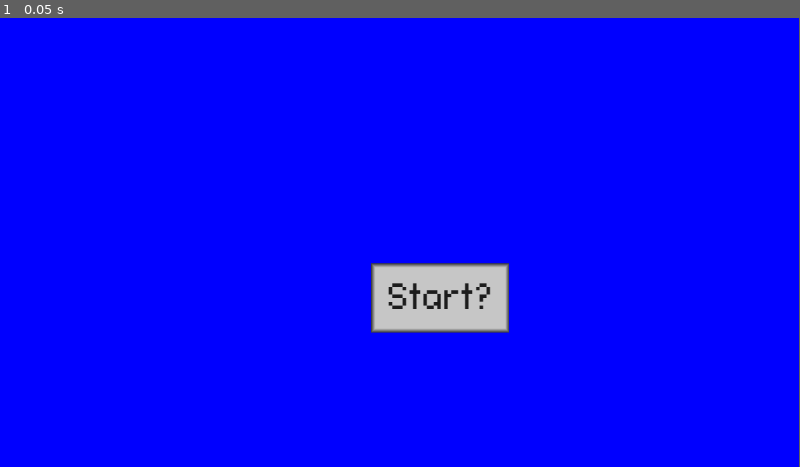
Above: before the commit, frame 1.
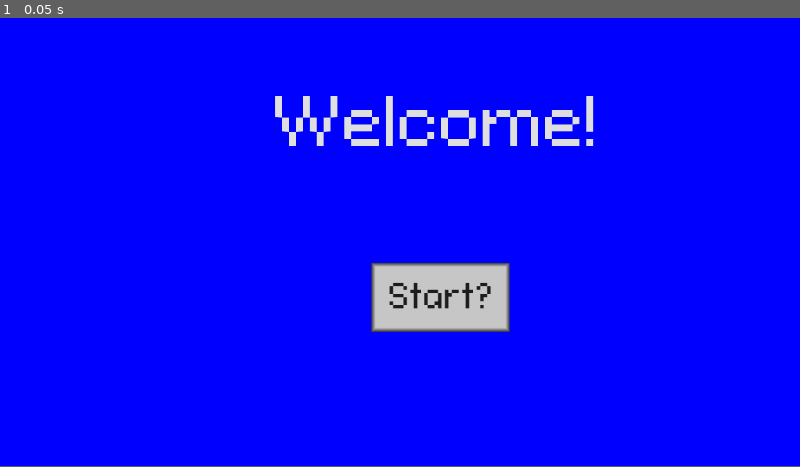
Above: after the commit, the same moment.

Repository: CISC204-S26/final-project-team-1
Game: Godot game, scene res://Scenes/desktop_scene.tscn
Two runs of this game, one before a commit and one after it. Both use one fixed random seed, a clock stepped at 60 frames per second and the inputs below. The project has no main scene, so this scene is started directly.
Inputs:
- Up to frame 1 (0.05 s): no input
In our replay, the window is 799x449 before the commit and 800x448 after it. These sizes can differ from the game's own. Grey fills any space a smaller window leaves; there, only what the larger window draws over its background counts as a difference.

The runs differ from the first frame. In frame 1, 1.9% of the frame differs, in the area x 34-75%, y 17-71%.

Commit message:
added text, tried to resize viewport but it's being stubborn

Diff:
--- a/final_project_all_together_now/Scenes/desktop_scene.tscn
+++ b/final_project_all_together_now/Scenes/desktop_scene.tscn
@@ -1,6 +1,8 @@
 [gd_scene format=3 uid="uid://cymidqtbpvxhi"]
 
 [ext_resource type="FontFile" uid="uid://xfhm4sbqqmn1" path="res://Assets/fonts/connection_ii/ConnectionII.otf" id="1_dbpbn"]
+
+[sub_resource type="StyleBoxEmpty" id="StyleBoxEmpty_dbpbn"]
 
 [sub_resource type="StyleBoxFlat" id="StyleBoxFlat_dbpbn"]
 bg_color = Color(0.7750634, 0.7750634, 0.7750633, 1)
@@ -16,6 +18,25 @@
 [node name="BlueStartupScreen" type="TextureRect" parent="." unique_id=1123880983]
 offset_right = 1280.0
 offset_bottom = 720.0
+
+[node name="TextEdit" type="TextEdit" parent="BlueStartupScreen" unique_id=1507141689]
+z_index = 10
+layout_mode = 1
+anchors_preset = 8
+anchor_left = 0.5
+anchor_top = 0.5
+anchor_right = 0.5
+anchor_bottom = 0.5
+offset_left = -247.0
+offset_top = -260.0
+offset_right = 247.0
+offset_bottom = -147.0
+grow_horizontal = 2
+grow_vertical = 2
+theme_override_fonts/font = ExtResource("1_dbpbn")
+theme_override_font_sizes/font_size = 100
+theme_override_styles/normal = SubResource("StyleBoxEmpty_dbpbn")
+text = "Welcome!"
 
 [node name="Button" type="Button" parent="BlueStartupScreen" unique_id=709429859]
 top_level = true
@@ -35,7 +56,9 @@
 theme_override_fonts/font = ExtResource("1_dbpbn")
 theme_override_font_sizes/font_size = 50
 theme_override_styles/normal = SubResource("StyleBoxFlat_dbpbn")
+action_mode = 0
 text = "Start?"
+icon_alignment = 1
 
 [node name="Wallpaper" type="ColorRect" parent="." unique_id=83889957]
 offset_right = 1280.0
--- a/final_project_all_together_now/project.godot
+++ b/final_project_all_together_now/project.godot
@@ -13,6 +13,11 @@
 config/name="Final Project All Together Now"
 config/features=PackedStringArray("4.6", "GL Compatibility")
 config/icon="res://Assets/Art/icon.svg"
+run/size/viewport_width=1152
+
+[display]
+
+window/size/viewport_width=1157
 
 [filesystem]
 
